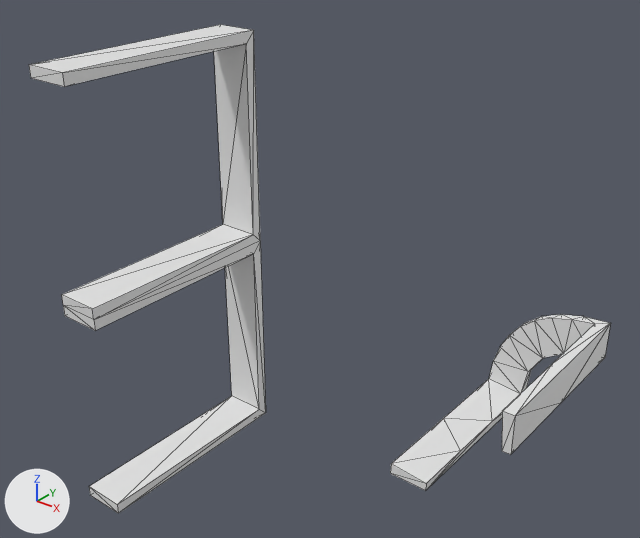
Before and after pictures for a commit that changed the OBJ model data/bmc/SET_4W2C/t_429.obj.
One viewpoint serves both versions: a camera (50 mm lens) standing at (1.135, -1.439, 0.873) and looking at (0.025, -0.052, 0.013). Arrows for +X, +Y and +Z are at lower left; the lights stay in place. Mesh edges are drawn as thin lines. Where no turn or scale is listed for an object, it has been applied to the vertices.

Objects in the first picture: 't_429'.
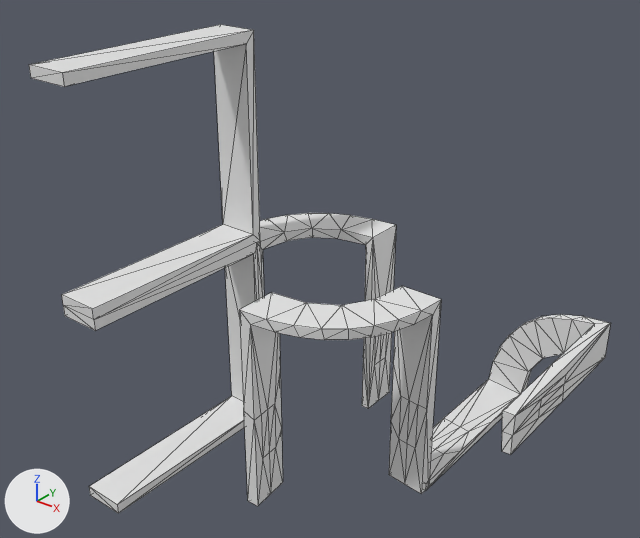
Pixel boxes (x1, y1, x2, y2) of what changed, in the pictures (640 x 538 px):
part 1 of me_t_429, added
    after: (239, 286, 441, 506)
part 2 of me_t_429, added
    after: (257, 213, 396, 408)
part 3 of me_t_429, built on
    before: (390, 323, 611, 491)
    after: (425, 323, 611, 491)

Edits to the bpy script that builds the scene:
```text
Change me_t_429:
    used by ob_t_429; location = (0.0, 0.0, 0.0)
    remove me_t_429.from_pydata(...)  # 72 vertices, 138 faces; spans x -0.3..0.5, y -0.5..0.5, z -0.5..0.5
    add me_t_429.from_pydata(...)  # 244 vertices, 474 faces; spans x -0.3..0.5, y -0.5..0.5, z -0.5..0.5
    me_t_429 part 1: a new loose piece of 72 vertices spanning x 0.0..0.3, y -0.286..0.014, z -0.5..0.0
    me_t_429 part 2: a new loose piece of 72 vertices spanning x -0.3..0.0, y -0.014..0.286, z -0.5..0.0
    me_t_429 part 3
    20 faces are deleted
    16 vertices are added at x 0.225..0.5, y 0.0..0.25, z -0.5..-0.225
    6 new vertices lie (0.0, 0.125, 0.0) away from vertices in x 0.225..0.5, y 0.0..0.125, z -0.5..-0.225
    6 new vertices lie (0.0, 0.118, 0.0) away from vertices in x 0.226..0.477, y 0.119, z -0.477..-0.226
    76 new faces join them
```
